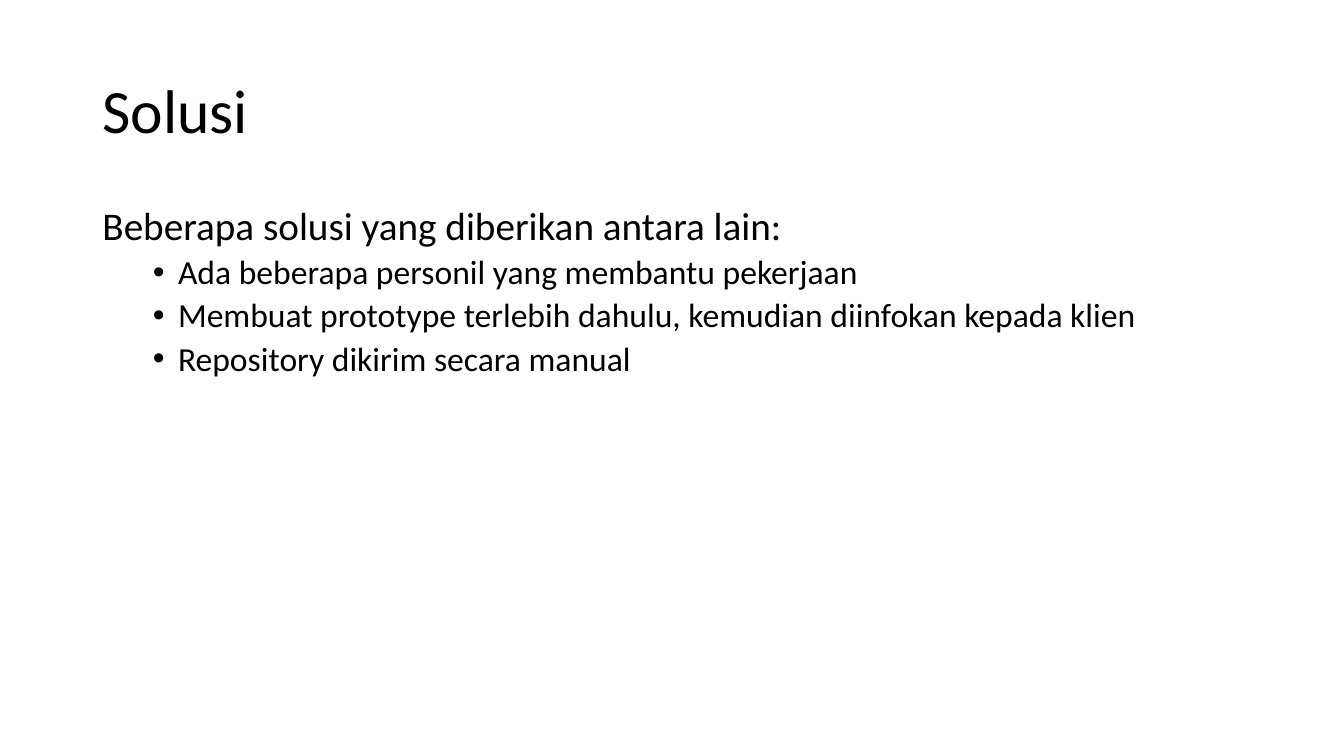
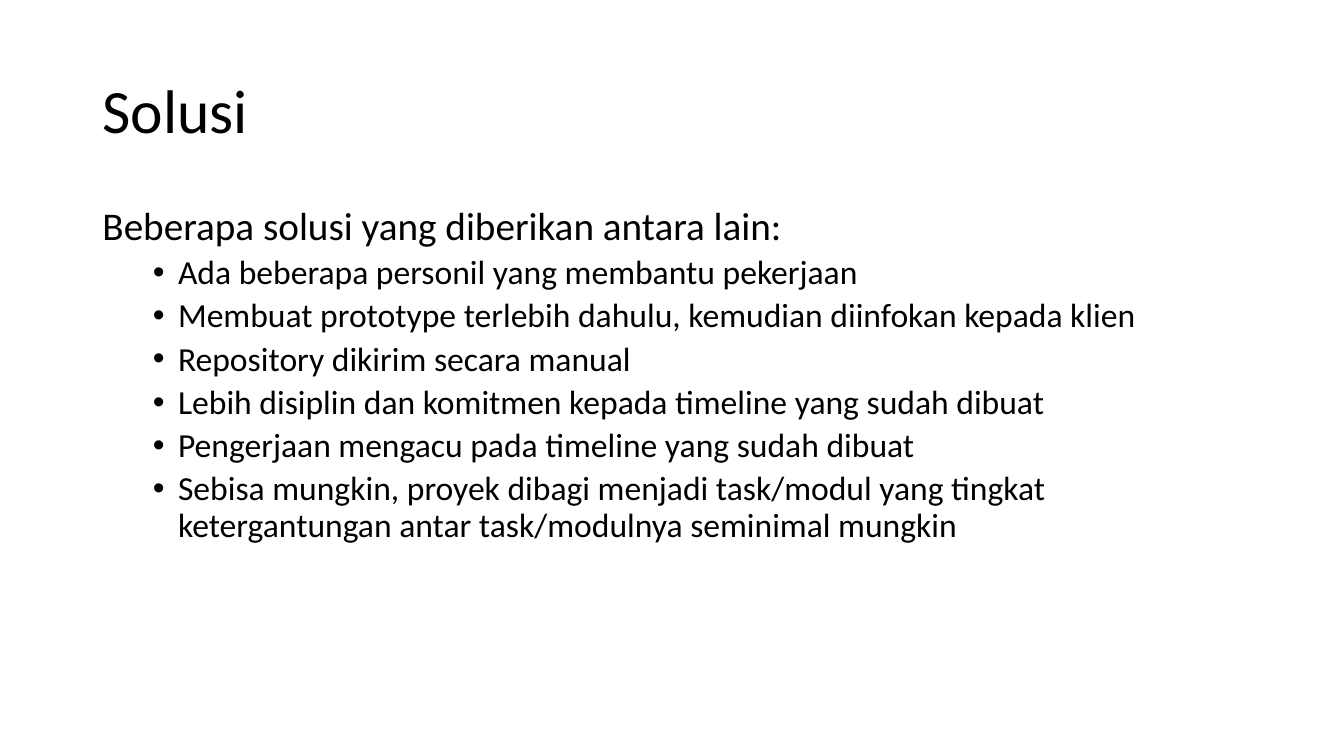
Before and after one commit to alvarisi/himasa, a slide deck: slide 8 of MPPL.pptx. Drawn at 1344x756 pixels with LibreOffice and Linux fonts; fonts in the diff are those of the drawing. Boxes give left, top, right and bottom in pixels: in the first picture for what was removed or moved away, otherwise in the second. Text is boxed around its words. In the diff, an @@ line names an element or a change of style, - is before the commit and + after.

```diff
--- a/MPPL.pptx
+++ b/MPPL.pptx
@@ text at bbox=[178, 390, 1045, 543]: paragraphs added @@
+  • Lebih disiplin dan komitmen kepada timeline yang sudah dibuat
+  • Pengerjaan mengacu pada timeline yang sudah dibuat
+  • Sebisa mungkin, proyek dibagi menjadi task/modul yang tingkat ketergantungan antar task/modulnya seminimal mungkin
```
Also in this commit, not shown: 1 other slide changed, 2 other files.
